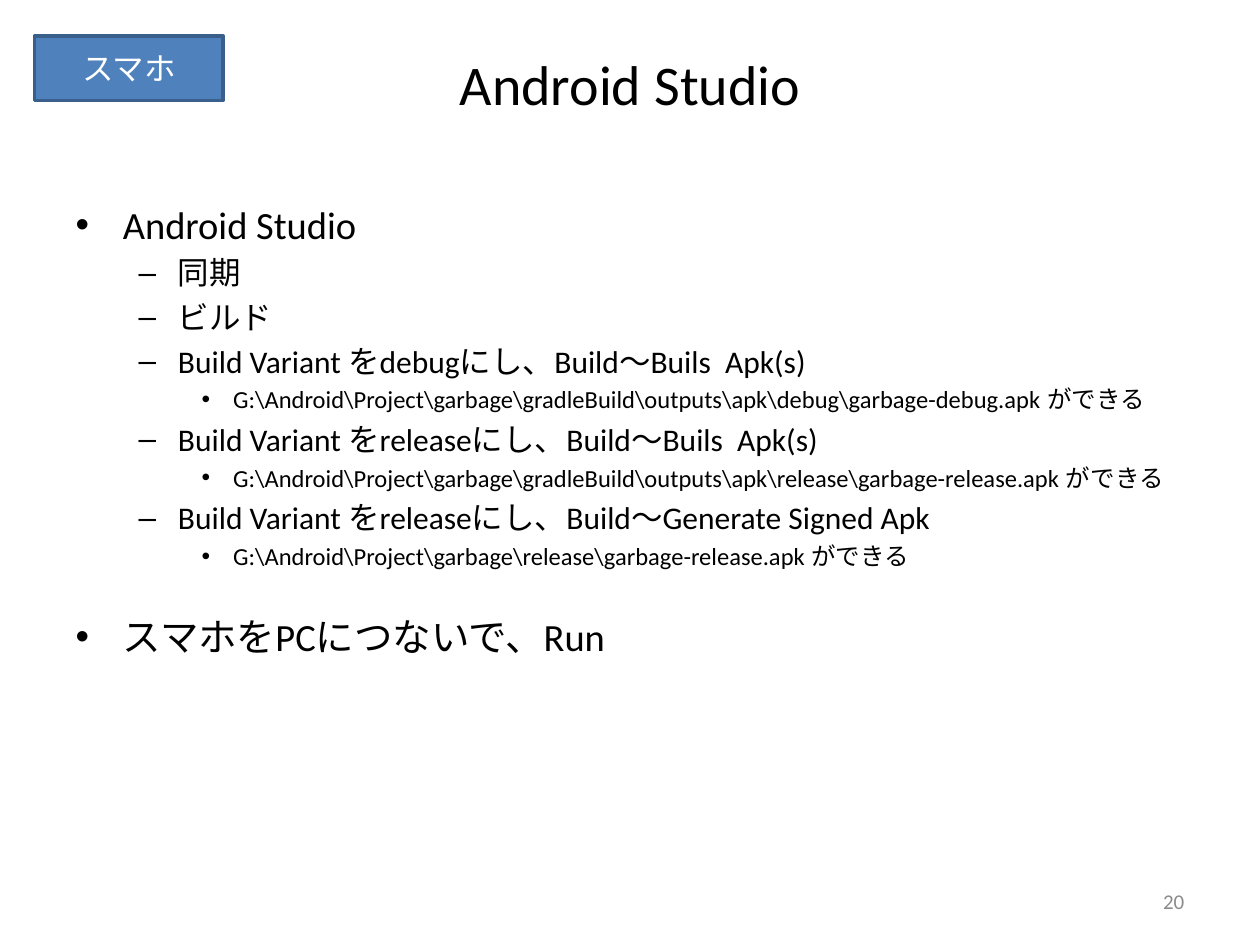
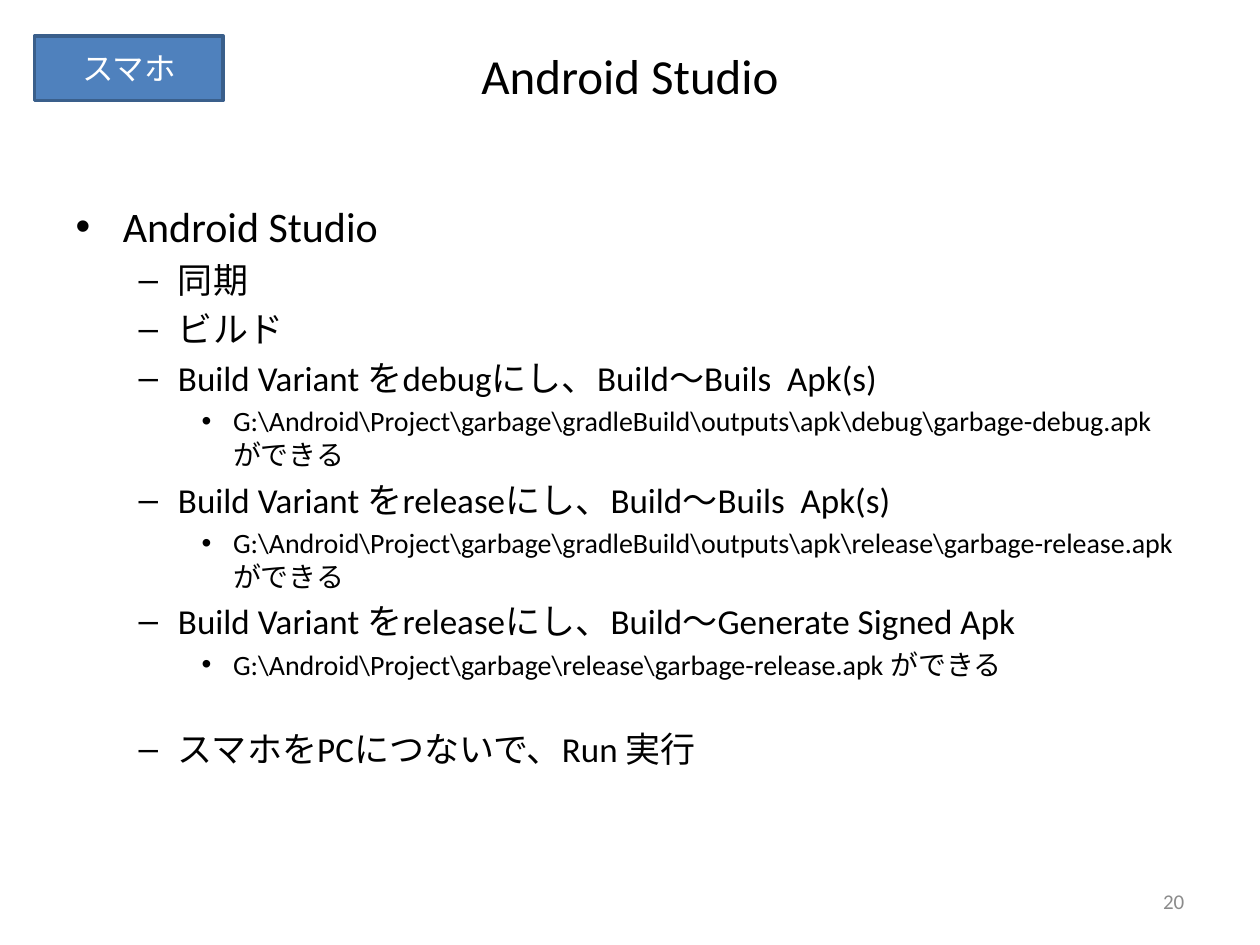
Before and after one commit to keides2/android-yolo-v2, a slide deck: slide 20 of docs/[PPTX] ごみ分別人工知能スマホアプリ作成手順.pptx. Drawn at 1260x945 pixels with LibreOffice and Linux fonts; fonts in the diff are those of the drawing. Boxes give left, top, right and bottom in pixels: in the first picture for what was removed or moved away, otherwise in the second. Text is boxed around its words. In the diff, an @@ line names an element or a change of style, - is before the commit and + after.

```diff
--- a/docs/[PPTX] ごみ分別人工知能スマホアプリ作成手順.pptx
+++ b/docs/[PPTX] ごみ分別人工知能スマホアプリ作成手順.pptx
@@ title "Android Studio": place and size @@
-title "Android Studio" at [460, 66, 800, 106]
+title "Android Studio" at [481, 60, 778, 95]
@@ title "Android Studio" at [481, 60, 778, 95]: size 32 to 28 pt @@
@@ text at [123, 212, 1172, 680]: size 22 to 24 pt in "Android Studio"; size 18 to 20 pt in "同期", "ビルド", "Build Variant をdebugにし、Build～Buils Apk(s)", "Build Variant をreleaseにし、Build～Buils Apk(s)" and 1 more places; size 14 to 16 pt in "G:\Android\Project\garbage\gradleBuild\outputs\apk\debug\gar ...", "G:\Android\Project\garbage\gradleBuild\outputs\apk\release\g ...", "G:\Android\Project\garbage\release\garbage-release.apk ができる" @@
@@ text at [178, 732, 696, 765]: text changed; size 22 to 20 pt @@
-• スマホをPCにつないで、Run
+  – スマホをPCにつないで、Run 実行
```
Also in this commit, not shown: 18 other slides changed, 2 other files.
